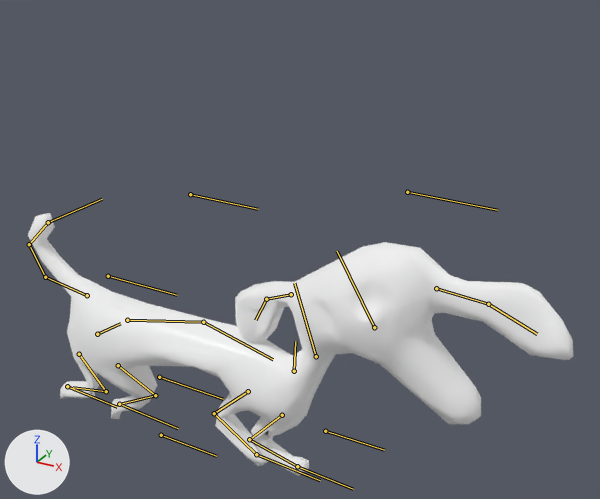
The glTF model static/models/zoo-1.glb: old version first, new version second.
One viewpoint serves both versions: a 50 mm camera at (6.26, -8.03, 7.56) aimed at (1.66, 0.35, 3.37). Every picture has the same lights, and +X, +Y and +Z are marked at lower left. Both versions are drawn at frame 9 of the action 'Jump'; the numbers are the values there. The bones that bend it are drawn over the model as lines.
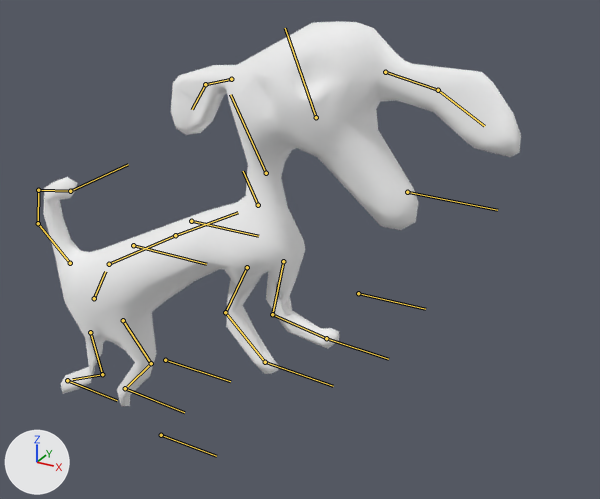
What the commit changed:
Bone 'Butt' (bone_butt) moves from (0.0, -0.28, -0.7) to (0.0, 0.04, -0.2).
Bone 'Butt' (bone_butt) turns from (2, 0, 0) to (30, 0, 0) degrees about its own x, y and z.
Bone 'Spine' (bone_spine) turns from (12, 0, 0) to (0, 0, 0) degrees about its own x, y and z.
Bone 'Chest' (bone_chest) turns from (-26, 0, 0) to (0, 0, 0) degrees about its own x, y and z.
Bone 'Neck1' (bone_neck1) turns from (13, 0, 0) to (1, 0, 0) degrees about its own x, y and z.
Bone 'Neck2' (bone_neck2) turns from (18, 0, 0) to (-2, 0, 0) degrees about its own x, y and z.
Bone 'Head' (bone_head) turns from (12, -2, -2) to (-6, -2, -2) degrees about its own x, y and z.
Bone 'FrontLeg.L' (bone_frontleg_l) turns from (-26, 0, 0) to (-37, 0, 0) degrees about its own x, y and z.
Bone 'FrontFoot.L' (bone_frontfoot_l) turns from (104, 0, 0) to (77, 0, 0) degrees about its own x, y and z.
Bone 'FrontLeg.R' (bone_frontleg_r) turns from (-29, 2, 1) to (-50, 3, -1) degrees about its own x, y and z.
Bone 'FrontFoot.R' (bone_frontfoot_r) turns from (94, 0, 0) to (62, 0, 0) degrees about its own x, y and z.
Bone 'Tail1' (bone_tail1) turns from (51, 10, 1) to (-14, 5, -9) degrees about its own x, y and z.
Bone 'Tail3' (bone_tail3) turns from (-48, 0, 0) to (-51, 0, 0) degrees about its own x, y and z.
Bone 'BackLeg.L' (bone_backleg_l) turns from (59, 0, 0) to (4, 0, 0) degrees about its own x, y and z.
Bone 'BackFoot.L' (bone_backfoot_l) turns from (-109, 0, 0) to (-63, 0, 0) degrees about its own x, y and z.
Bone 'BackLeg.R' (bone_backleg_r) turns from (39, 0, 0) to (-18, 0, 0) degrees about its own x, y and z.
Bone 'BackFoot.R' (bone_backfoot_r) turns from (-103, 0, 0) to (-61, 0, 0) degrees about its own x, y and z.

What differs and where, as boxes (x1, y1, x2, y2) in the pictures (600 x 499 px):
'Mesh', posed (12% narrower, 46% taller): before (28, 213, 573, 476); after (43, 21, 521, 406)
bone 'Butt', root to tip: before (97, 334) to (120, 323); after (94, 298) to (105, 271)
bone 'Spine', root to tip: before (127, 320) to (203, 322); after (109, 264) to (175, 235)
bone 'Chest', root to tip: before (203, 322) to (273, 359); after (175, 235) to (238, 212)
bone 'Neck1', root to tip: before (294, 371) to (295, 341); after (258, 205) to (243, 171)
bone 'Neck2', root to tip: before (316, 356) to (294, 283); after (266, 173) to (230, 94)
bone 'Head', root to tip: before (374, 327) to (337, 251); after (316, 117) to (285, 28)
bone 'FrontLeg.L', root to tip: before (282, 415) to (249, 439); after (283, 261) to (272, 314)
bone 'FrontFoot.L', root to tip: before (249, 439) to (298, 467); after (272, 314) to (327, 339)
bone 'FrontLeg.R', root to tip: before (248, 391) to (214, 413); after (247, 267) to (225, 312)
bone 'FrontFoot.R', root to tip: before (214, 413) to (256, 454); after (225, 312) to (265, 362)
bone 'Tail1', root to tip: before (87, 295) to (45, 277); after (70, 263) to (38, 223)
bone 'Tail3', root to tip: before (29, 244) to (48, 222); after (38, 190) to (71, 191)
bone 'BackLeg.L', root to tip: before (118, 365) to (155, 395); after (123, 320) to (151, 363)
bone 'BackFoot.L', root to tip: before (155, 395) to (122, 403); after (151, 363) to (127, 386)
bone 'BackLeg.R', root to tip: before (79, 354) to (106, 391); after (90, 332) to (102, 374)
bone 'BackFoot.R', root to tip: before (106, 391) to (73, 387); after (102, 374) to (72, 379)
